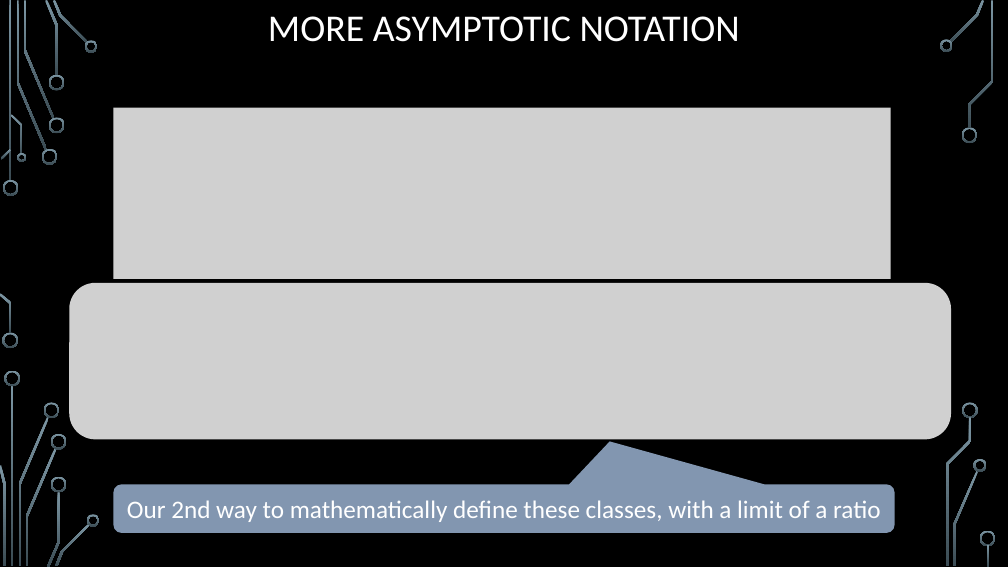
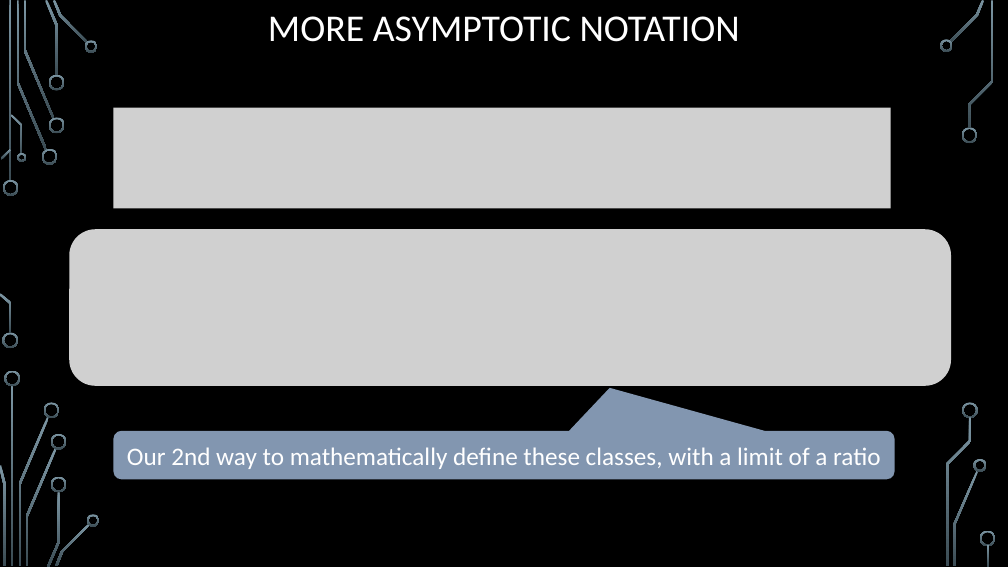
Before and after one commit to markfloryan/dsa2, a slide deck: slide 19 of slides/00-Review.pptx. Drawn at 1008x567 pixels with LibreOffice and Linux fonts; fonts in the diff are those of the drawing; grey boxes stand for pictures; background and template pictures are left out. Boxes give left, top, right and bottom in pixels: in the first picture for what was removed or moved away, otherwise in the second. Text is boxed around its words. In the diff, an @@ line names an element or a change of style, - is before the commit and + after.

```diff
--- a/slides/00-Review.pptx
+++ b/slides/00-Review.pptx
@@ picture: place and size @@
-picture at [113,107,891,279]
+picture at [113,107,891,208]
@@ picture: place and size @@
-picture at [70,283,951,439]
+picture at [70,229,951,386]
@@ rounded speech box "Our 2nd way to mathematically ...": place and size @@
-rounded speech box "Our 2nd way to mathematically ..." at [113,485,895,533]
+rounded speech box "Our 2nd way to mathematically ..." at [113,431,895,479]
```
Also in this commit, not shown: 8 other slides changed, 6 slides added, 5 slides removed, 2 other files.
